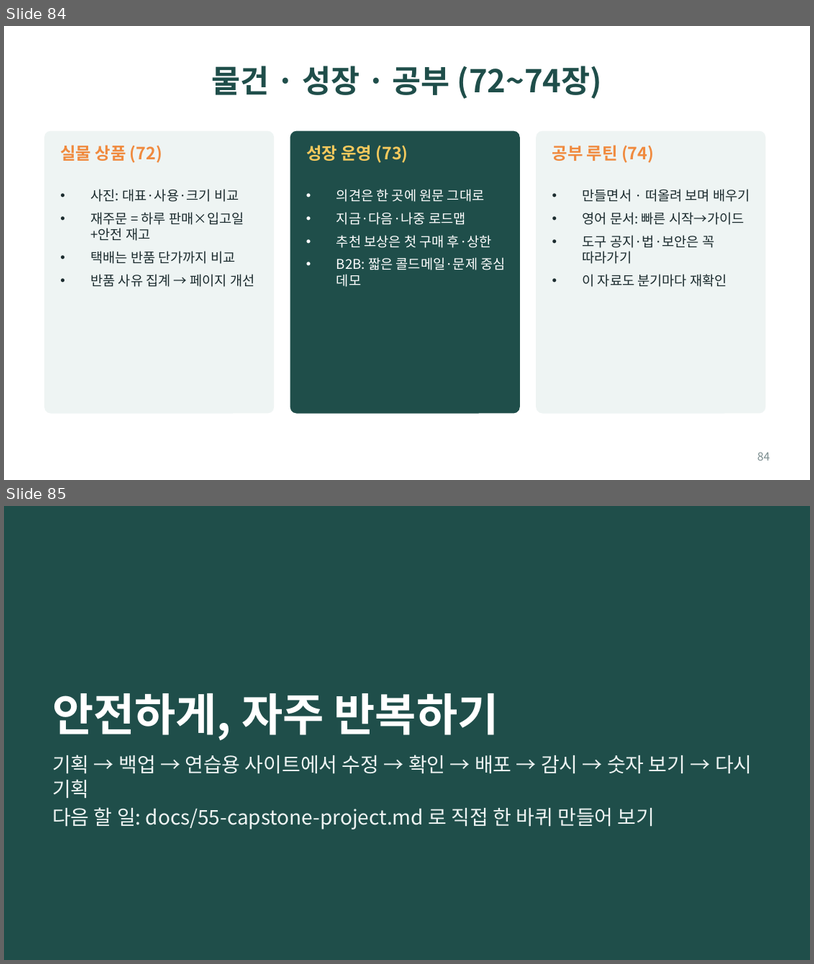
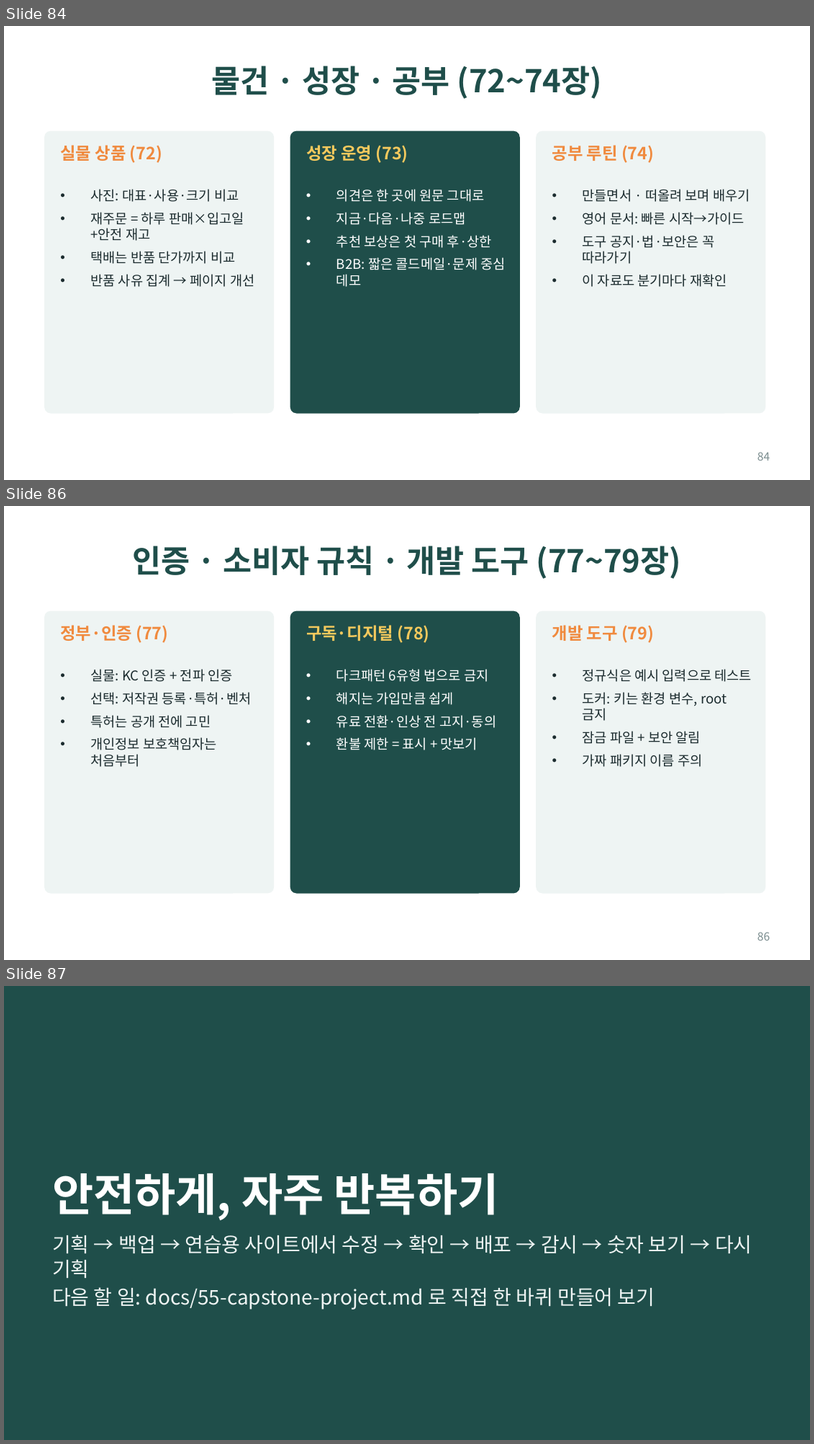
Before and after one commit to bincodin-ko/stanford-study, a slide deck: slides/internet-business-101.pptx. Shown one above the other, each under a label of ours: slides 84 and 85 before the commit, slides 84, 86 and 87 after it; the slides between them are not shown. The pictures are 814x964 and 814x1444 pixels, drawn with LibreOffice and Linux fonts; fonts in the diff are those of the drawing. Boxes give left, top, right and bottom in pixels: in the first picture for what was removed or moved away, otherwise in the second. Text is boxed around its words. In the diff, an @@ line names an element or a change of style, - is before the commit and + after.

```diff
--- a/slides/internet-business-101.pptx
+++ b/slides/internet-business-101.pptx
@@ slide 86 added at [4, 506, 810, 960], background #FFFFFF @@
@@ title added at [133, 546, 682, 579], 28 pt, text #1F4E4A, bold @@
+인증 · 소비자 규칙 · 개발 도구 (77~79장)
@@ rounded rectangle added at [44, 611, 274, 893], fill #EEF4F3 @@
@@ rounded rectangle added at [291, 611, 520, 893], fill #1F4E4A @@
@@ rounded rectangle added at [536, 611, 766, 893], fill #EEF4F3 @@
@@ text added at [60, 625, 168, 643], 15 pt, text #F08A3E, bold @@
+정부·인증 (77)
@@ text added at [306, 625, 430, 643], 15 pt, text #F4C95D, bold @@
+구독·디지털 (78)
@@ text added at [553, 625, 654, 643], 15 pt, text #F08A3E, bold @@
+개발 도구 (79)
@@ text added at [90, 669, 252, 767], 12 pt, text #1B2B2E @@
+• 실물: KC 인증 + 전파 인증
+• 선택: 저작권 등록·특허·벤처
+• 특허는 공개 전에 고민
+• 개인정보 보호책임자는 처음부터
@@ text added at [337, 669, 496, 750], 12 pt, text #FFFFFF @@
+• 다크패턴 6유형 법으로 금지
+• 해지는 가입만큼 쉽게
+• 유료 전환·인상 전 고지·동의
+• 환불 제한 = 표시 + 맛보기
@@ text added at [583, 669, 752, 767], 12 pt, text #1B2B2E @@
+• 정규식은 예시 입력으로 테스트
+• 도커: 키는 환경 변수, root 금지
+• 잠금 파일 + 보안 알림
+• 가짜 패키지 이름 주의
@@ page number added at [758, 932, 770, 940], 10 pt, text #7A8C8E @@
+86
@@ what was slide 85 is now slide 87 @@
```
Also in this commit, not shown: 1 other slide added, 22 other files.
